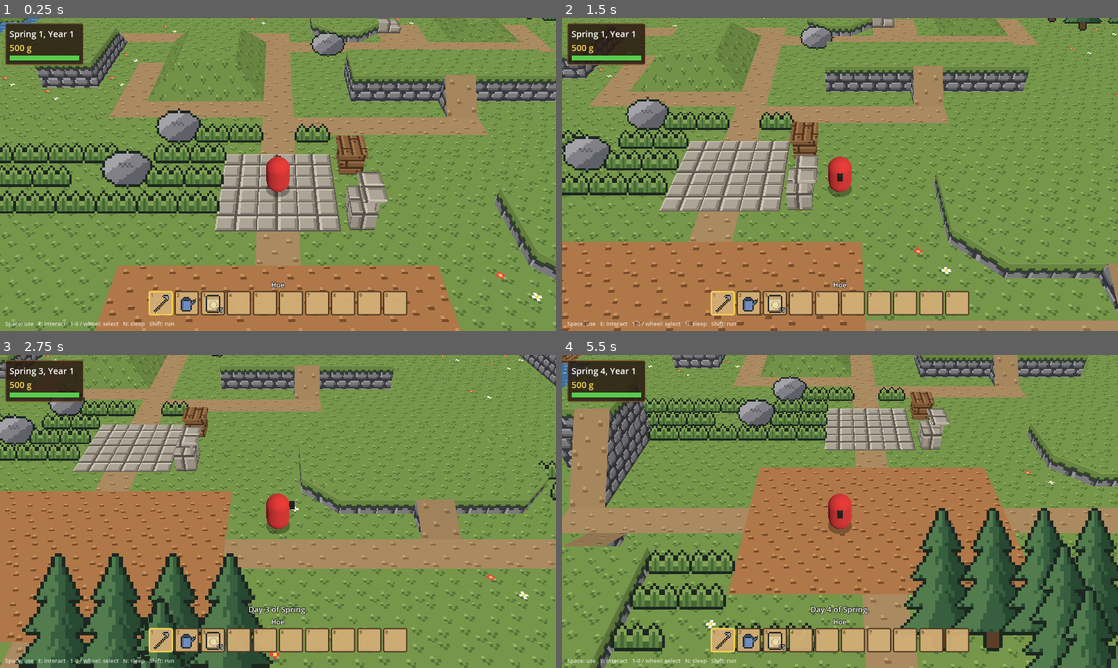
Above: before the commit, frames 1-4 (two rows, left to right).
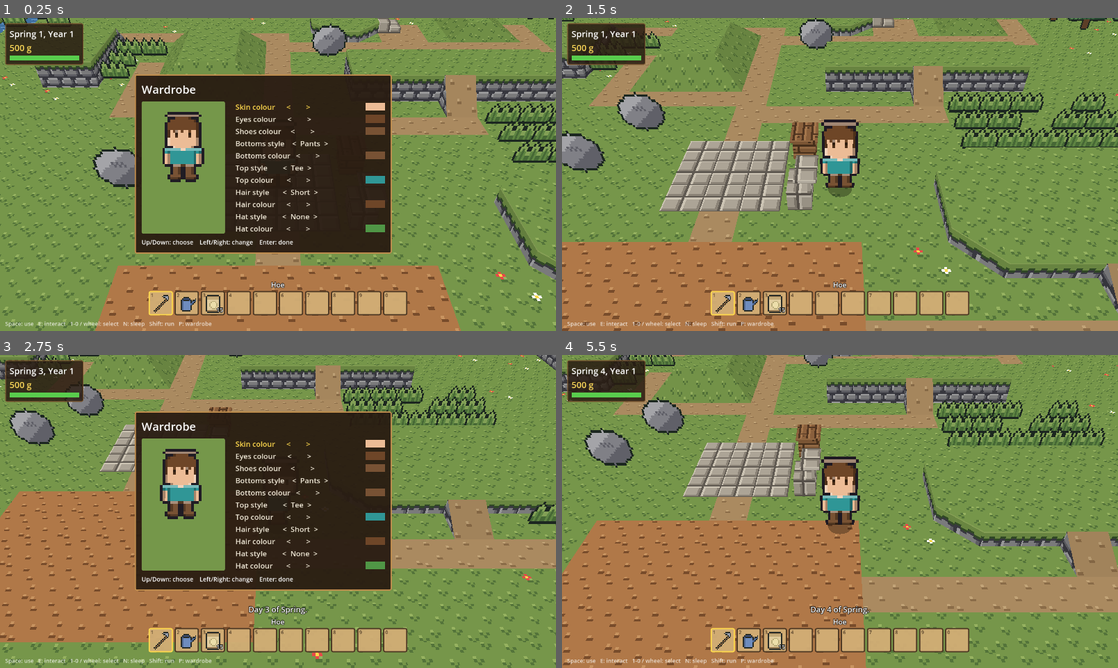
Above: after the commit, the same moments.

Repository: grimechristopher/procedural-game
Game: Godot game, scene res://scenes/main.tscn
Same seed, same stepped clock (60 frames per second), same inputs: the game is played once before the commit and once after it.
Inputs (mouse positions are in pixels of both pictures, inside the frame that each line leads up to):
- Up to frame 1 (0.25 s): no input
- Up to frame 2 (1.5 s): tap Enter (ui_accept) at 0.5, 0.77, 1.07 s; move the mouse to (962, 158) at 0.52 s; hold Right (ui_right) 0.53-1.28 s; hold E (interact) 0.53-1.28 s; click (962, 158) at 0.67 s; tap Shift (run) at 0.8, 1.35 s; move the mouse to (728, 190) at 1.27 s; hold Down (ui_down) from 1.28 s (still down)
- Up to frame 3 (2.75 s): tap Enter (ui_accept) at 1.52, 1.82 s; tap N (sleep) at 1.55 s; move the mouse to (333, 442) at 2.02 s; release Down (ui_down) at 2.03 s; hold Right (ui_right) from 2.03 s (still down); hold N (sleep) from 2.03 s (still down); tap P (wardrobe, bound only after the commit) at 2.3 s
- Up to frame 4 (5.5 s): move the mouse to (812, 574) at 2.77 s; release Right (ui_right) at 2.78 s; release N (sleep) at 2.78 s; hold Up (ui_up) 2.78-3.53 s; tap P (wardrobe, bound only after the commit) at 2.85 s; click (812, 574) at 2.92 s; tap Enter (ui_accept) at 3.02, 3.05, 3.32, 4.52, 4.82 s; move the mouse to (1006, 558) at 3.52 s; hold Enter (ui_accept) 3.53-4.28 s; hold Left (ui_left) 3.53-5.03 s; tap E (interact) at 3.8 s; tap Escape (ui_cancel) at 4.15 s; move the mouse to (673, 464) at 4.27 s; tap Mouse wheel down (hotbar_next) at 4.35 s; tap Shift (run) at 4.55 s; move the mouse to (867, 511) at 5.02 s; hold Down (ui_down) from 5.03 s (still down); hold Mouse wheel up (hotbar_prev) from 5.03 s (still down); click (867, 511) at 5.17 s; tap N (sleep) at 5.3 s

The runs differ from the first frame. In frame 1, 28% of the frame differs, in the area x 0-100%, y 0-99%; in frame 2, 7.2%; in frame 3, 54%; in frame 4, 71%, in the area x 0-100%, y 0-100%.

Commit message:
Layered 2D player sprite with a wardrobe
- tools/make_character.py draws paper-doll layers (body, eyes, 3 hair
  styles, 3 tops, 2 bottoms, shoes, 2 hats) for 5 facings x 3 walk
  frames; the other 3 facings are mirrored. Recolourable pixels use
  marker shades.
- Appearance recolours the chosen layers from palettes, stacks them in
  order and outlines the result into one sprite sheet, rebuilt only when
  the outfit changes.
- The player is now that sprite: facing picks the row, and each grid step
  shows an alternating stepping frame. The capsule is gone; the blob
  shadow stays.
- Wardrobe screen (opens at start, P to reopen): style and colour per
  slot, with a preview turning through all eight facings.
- Sprites (player, props, crops) now stand upright, stretched by
  1/cos(camera pitch), instead of leaning back; leaning made tall
  sprites cut into whatever stood in the cell behind them.
- Trees stay out of the rows south of the farm so they don't hide it.

Co-Authored-By: Claude Opus 5.5 <noreply@anthropic.com>
Claude-Session: https://claude.ai/code/session_01QBAyNdiLYtBbpQzeaWaTYf

Diff:
--- a/scenes/main.tscn
+++ b/scenes/main.tscn
@@ -6,6 +6,7 @@
 [ext_resource type="Script" path="res://scripts/farm.gd" id="4_farm"]
 [ext_resource type="Script" path="res://scripts/hud.gd" id="5_hud"]
 [ext_resource type="Script" path="res://scripts/follow_camera.gd" id="6_camera"]
+[ext_resource type="Script" path="res://scripts/wardrobe.gd" id="7_wardrobe"]
 
 [sub_resource type="Environment" id="Env"]
 background_mode = 1
@@ -14,17 +15,6 @@
 ambient_light_color = Color(0.75, 0.85, 1, 1)
 ambient_light_energy = 0.35
 tonemap_mode = 0
-
-[sub_resource type="StandardMaterial3D" id="BodyMat"]
-albedo_color = Color(0.85, 0.2, 0.2, 1)
-
-[sub_resource type="CapsuleMesh" id="BodyMesh"]
-material = SubResource("BodyMat")
-radius = 0.3
-height = 1.0
-
-[sub_resource type="StandardMaterial3D" id="NoseMat"]
-albedo_color = Color(0.1, 0.1, 0.1, 1)
 
 [sub_resource type="StandardMaterial3D" id="ShadowMat"]
 transparency = 1
@@ -37,10 +27,6 @@
 bottom_radius = 0.32
 height = 0.01
 radial_segments = 16
-
-[sub_resource type="BoxMesh" id="NoseMesh"]
-material = SubResource("NoseMat")
-size = Vector3(0.15, 0.15, 0.2)
 
 [node name="Main" type="Node3D"]
 script = ExtResource("1_main")
@@ -59,15 +45,7 @@
 script = ExtResource("3_player")
 world = NodePath("../World")
 
-[node name="Body" type="Node3D" parent="Player"]
-
-[node name="Mesh" type="MeshInstance3D" parent="Player/Body"]
-transform = Transform3D(1, 0, 0, 0, 1, 0, 0, 0, 1, 0, 0.5, 0)
-mesh = SubResource("BodyMesh")
-
-[node name="Nose" type="MeshInstance3D" parent="Player/Body"]
-transform = Transform3D(1, 0, 0, 0, 1, 0, 0, 0, 1, 0, 0.7, -0.32)
-mesh = SubResource("NoseMesh")
+[node name="Sprite" type="Sprite3D" parent="Player"]
 
 [node name="Shadow" type="MeshInstance3D" parent="Player"]
 transform = Transform3D(1, 0, 0, 0, 1, 0, 0, 0, 1, 0, 0.01, 0)
@@ -84,3 +62,7 @@
 
 [node name="Hud" type="CanvasLayer" parent="."]
 script = ExtResource("5_hud")
+
+[node name="Wardrobe" type="CanvasLayer" parent="."]
+layer = 2
+script = ExtResource("7_wardrobe")
--- /dev/null
+++ b/scripts/appearance.gd
@@ -0,0 +1,130 @@
+class_name Appearance
+extends RefCounted
+
+## What the player looks like: a style and a colour for each paper-doll
+## slot, and the sprite sheet built from them.
+##
+## Layer art comes from tools/make_character.py: every layer shares one
+## layout (32x32 frames, 3 columns stand / step A / step B, 5 rows facing
+## S, SE, E, NE, N) and marks recolourable pixels as (r, 0, 255) shades.
+## build_texture() recolours each chosen layer, stacks them in slot order,
+## and outlines the result, once per change rather than every frame.
+
+const FRAME := 32
+const COLS := 3
+const ROWS := 5
+const OUTLINE := Color8(32, 28, 36)
+
+const CLOTH := [
+	Color8(200, 56, 56), Color8(224, 128, 48), Color8(232, 200, 72), Color8(80, 150, 70),
+	Color8(48, 150, 150), Color8(64, 110, 200), Color8(48, 60, 110), Color8(130, 80, 170),
+	Color8(232, 232, 228), Color8(130, 130, 136), Color8(44, 44, 52), Color8(120, 82, 52),
+]
+
+## Draw order, back to front. styles: layer file names, "" for none.
+const SLOTS := [
+	{ key = "skin", label = "Skin", styles = ["body"], colors = [
+		Color8(250, 214, 180), Color8(236, 188, 150), Color8(198, 140, 100),
+		Color8(150, 98, 66), Color8(104, 68, 46)] },
+	{ key = "eyes", label = "Eyes", styles = ["eyes"], colors = [
+		Color8(110, 70, 40), Color8(60, 100, 170), Color8(60, 130, 80), Color8(110, 110, 120)] },
+	{ key = "shoes", label = "Shoes", styles = ["shoes"], colors = CLOTH },
+	{ key = "bottom", label = "Bottoms", styles = ["bottom_pants", "bottom_shorts"], colors = CLOTH },
+	{ key = "top", label = "Top", styles = ["top_tee", "top_long", "top_jacket"], colors = CLOTH },
+	{ key = "hair", label = "Hair", styles = ["hair_short", "hair_long", "hair_spiky"], colors = [
+		Color8(54, 40, 34), Color8(110, 70, 40), Color8(230, 190, 100), Color8(190, 80, 40),
+		Color8(30, 30, 36), Color8(230, 230, 236), Color8(70, 100, 190), Color8(230, 130, 170)] },
+	{ key = "hat", label = "Hat", styles = ["", "hat_cap", "hat_beanie"], colors = CLOTH },
+]
+
+## Facing -> [sheet row, mirrored].
+const FACING_ROWS := {
+	Vector2i(0, 1): [0, false], Vector2i(1, 1): [1, false], Vector2i(1, 0): [2, false],
+	Vector2i(1, -1): [3, false], Vector2i(0, -1): [4, false],
+	Vector2i(-1, 1): [1, true], Vector2i(-1, 0): [2, true], Vector2i(-1, -1): [3, true],
+}
+
+static var _layer_cache := {}
+
+## Slot key -> { style, color } as indices into SLOTS.
+var choices := {
+	skin = { style = 0, color = 1 },
+	eyes = { style = 0, color = 0 },
+	shoes = { style = 0, color = 11 },
+	bottom = { style = 0, color = 11 },
+	top = { style = 0, color = 4 },
+	hair = { style = 0, color = 1 },
+	hat = { style = 0, color = 3 },
+}
+
+
+static func slot(key: String) -> Dictionary:
+	for s in SLOTS:
+		if s.key == key:
+			return s
+	return {}
+
+
+## Moves a slot's style or colour ("style" / "color") by step, wrapping.
+func cycle(key: String, field: String, step: int) -> void:
+	var options: Array = slot(key)[field + "s"]
+	choices[key][field] = posmod(choices[key][field] + step, options.size())
+
+
+func style_name(key: String) -> String:
+	var style: String = slot(key).styles[choices[key].style]
+	return "None" if style == "" else style.get_slice("_", 1).capitalize() if "_" in style else style.capitalize()
+
+
+func build_texture() -> ImageTexture:
+	var out := Image.create(FRAME * COLS, FRAME * ROWS, false, Image.FORMAT_RGBA8)
+	for s in SLOTS:
+		var style: String = s.styles[choices[s.key].style]
+		if style == "":
+			continue
+		_stamp(out, _layer(style), _ramp(s.colors[choices[s.key].color]))
+	_outline(out)
+	return ImageTexture.create_from_image(out)
+
+
+static func _layer(name: String) -> Image:
+	if not _layer_cache.has(name):
+		var img: Image = load("res://assets/character/%s.png" % name).get_image()
+		if img.is_compressed():
+			img.decompress()
+		img.convert(Image.FORMAT_RGBA8)
+		_layer_cache[name] = img
+	return _layer_cache[name]
+
+
+## Four shades, darkest first, from a base colour.
+static func _ramp(base: Color) -> Array[Color]:
+	return [base.darkened(0.55), base.darkened(0.3), base, base.lightened(0.35)]
+
+
+static func _stamp(out: Image, layer: Image, ramp: Array[Color]) -> void:
+	for y in layer.get_height():
+		for x in layer.get_width():
+			var c := layer.get_pixel(x, y)
+			if c.a < 0.5:
+				continue
+			if c.g8 == 0 and c.b8 == 255:
+				c = ramp[clampi(roundi((c.r8 - 40) / 60.0), 0, 3)]
+			out.set_pixel(x, y, c)
+
+
+## Dark outline around everything, kept inside each frame.
+static func _outline(img: Image) -> void:
+	var src := img.duplicate() as Image
+	for y in img.get_height():
+		for x in img.get_width():
+			if src.get_pixel(x, y).a > 0.5:
+				continue
+			var fx := x % FRAME
+			var fy := y % FRAME
+			for d in [Vector2i(1, 0), Vector2i(-1, 0), Vector2i(0, 1), Vector2i(0, -1)]:
+				if fx + d.x < 0 or fx + d.x >= FRAME or fy + d.y < 0 or fy + d.y >= FRAME:
+					continue
+				if src.get_pixel(x + d.x, y + d.y).a > 0.5:
+					img.set_pixel(x, y, OUTLINE)
+					break
--- a/scripts/farm.gd
+++ b/scripts/farm.gd
@@ -260,11 +260,12 @@
 		sprite.texture = Crops.SHEET
 		sprite.region_enabled = true
 		sprite.pixel_size = 1.0 / Crops.CELL
-		sprite.billboard = BaseMaterial3D.BILLBOARD_FIXED_Y
+		sprite.scale.y = GridWorld.SPRITE_STRETCH
+		sprite.offset.y = Crops.CELL / 2.0
 		sprite.texture_filter = BaseMaterial3D.TEXTURE_FILTER_NEAREST
 		sprite.alpha_cut = SpriteBase3D.ALPHA_CUT_DISCARD
 		sprite.shaded = false
 		add_child(sprite)
 		_sprites[cell] = sprite
 	sprite.region_rect = Crops.region(Crops.sprite_cell(plots[cell]))
-	sprite.position = world.cell_to_world(cell, GridWorld.GROUND_LAYER) + Vector3(0, 0.5, 0)
+	sprite.position = world.cell_to_world(cell, GridWorld.GROUND_LAYER)
--- a/scripts/hud.gd
+++ b/scripts/hud.gd
@@ -26,7 +26,7 @@
 	_build_status()
 	_build_hotbar()
 	_build_shop()
-	var help := _label("Space: use   E: interact   1-0 / wheel: select   N: sleep   Shift: run", 13)
+	var help := _label("Space: use   E: interact   1-0 / wheel: select   N: sleep   Shift: run   P: wardrobe", 13)
 	help.anchor_top = 1.0
 	help.anchor_bottom = 1.0
 	help.position = Vector2(12, -26)
--- a/scripts/main.gd
+++ b/scripts/main.gd
@@ -4,6 +4,10 @@
 @onready var player: Player = $Player
 @onready var farm: Farm = $Farm
 @onready var hud: Hud = $Hud
+@onready var wardrobe: Wardrobe = $Wardrobe
+
+## Open the wardrobe at the start so the player can make their character.
+@export var open_wardrobe_on_start := true
 
 
 func _enter_tree() -> void:
@@ -14,11 +18,29 @@
 	farm.changed.connect(func(): hud.refresh(farm))
 	farm.message.connect(hud.toast)
 	hud.refresh(farm)
+	wardrobe.changed.connect(func():
+		player.refresh_appearance()
+		wardrobe.set_texture(player.sprite.texture))
+	wardrobe.closed.connect(func(): player.input_enabled = true)
+	if open_wardrobe_on_start:
+		_open_wardrobe()
+
+
+func _open_wardrobe() -> void:
+	wardrobe.open(player.appearance, player.sprite.texture)
+	player.input_enabled = false
 
 
 func _unhandled_input(event: InputEvent) -> void:
+	if wardrobe.visible:
+		wardrobe.handle(event)
+		get_viewport().set_input_as_handled()
+		return
 	if hud.shop_open:
 		_shop_input(event)
+		return
+	if event.is_action_pressed("wardrobe"):
+		_open_wardrobe()
 		return
 	if event.is_action_pressed("regenerate"):
 		world.generate(randi())
@@ -79,6 +101,7 @@
 		"use_tool": [KEY_SPACE, KEY_C],
 		"interact": [KEY_E],
 		"sleep": [KEY_N],
+		"wardrobe": [KEY_P],
 	}
 	for i in Inventory.SIZE:
 		bindings["hotbar_%d" % i] = [KEY_1 + i if i < 9 else KEY_0]
--- a/scripts/player.gd
+++ b/scripts/player.gd
@@ -18,7 +18,12 @@
 ## Diagonal steps take this much longer, so on-screen speed stays constant.
 @export var diagonal_time_scale := 1.41421
 
-@onready var body: Node3D = $Body
+## Fraction of each step spent on the stepping frame before standing again.
+@export var step_frame_portion := 0.6
+
+@onready var sprite: Sprite3D = $Sprite
+
+var appearance := Appearance.new()
 
 var cell := Vector2i.ZERO
 ## Layer of the tile we're standing on.
@@ -35,10 +40,29 @@
 var _step_time := 0.0
 var _hold := 0.0
 var _hold_needed := 0.0
+var _left_foot := false
 
 
 func _ready() -> void:
+	sprite.pixel_size = 1.0 / 16.0
+	sprite.texture_filter = BaseMaterial3D.TEXTURE_FILTER_NEAREST
+	sprite.alpha_cut = SpriteBase3D.ALPHA_CUT_DISCARD
+	sprite.shaded = false
+	sprite.hframes = Appearance.COLS
+	sprite.vframes = Appearance.ROWS
+	# Feet sit 2px above the frame's bottom edge; put them on the ground.
+	sprite.offset = Vector2(0, Appearance.FRAME / 2.0 - 2.0)
+	sprite.scale.y = GridWorld.SPRITE_STRETCH
+	# A hair behind the cell centre, so tall grass in this cell covers our feet.
+	sprite.position.z = -0.05
+	refresh_appearance()
 	teleport(world.spawn_cell)
+
+
+## Rebuilds the sprite sheet after the appearance changes.
+func refresh_appearance() -> void:
+	sprite.texture = appearance.build_texture()
+	_update_frame()
 
 
 func teleport(target: Vector2i, target_layer := GridWorld.GROUND_LAYER) -> void:
@@ -50,6 +74,11 @@
 
 
 func _process(delta: float) -> void:
+	_walk(delta)
+	_update_frame()
+
+
+func _walk(delta: float) -> void:
 	if _moving:
 		_t += delta / _step_time
 		if _t < 1.0:
@@ -95,6 +124,7 @@
 	_hold = 0.0
 	_from = world.cell_to_world(cell, layer)
 	_mid_y = world.crossing_height(cell, layer, dir)
+	_left_foot = not _left_foot
 	cell += dir
 	layer = next_layer
 	_to = world.cell_to_world(cell, layer)
@@ -118,8 +148,18 @@
 
 func _face(dir: Vector2i) -> void:
 	facing = dir
-	# Body model faces -Z by default; grid y maps to world z.
-	body.rotation.y = atan2(-dir.x, -dir.y)
+	_update_frame()
+
+
+## Picks the sheet row for our facing and the walk frame: a stepping frame
+## (alternating feet) for the first part of each step, standing otherwise.
+func _update_frame() -> void:
+	var row: Array = Appearance.FACING_ROWS[facing]
+	var column := 0
+	if _moving and _t < step_frame_portion:
+		column = 1 if _left_foot else 2
+	sprite.frame = row[0] * Appearance.COLS + column
+	sprite.flip_h = row[1]
 
 
 func _read_input() -> Vector2i:
--- /dev/null
+++ b/scripts/wardrobe.gd
@@ -0,0 +1,165 @@
+class_name Wardrobe
+extends CanvasLayer
+
+## Character customization: pick a style and colour for each appearance
+## slot, with a preview that turns through every facing.
+## Keyboard driven: up/down choose a row, left/right change it, Enter or
+## Esc (or the wardrobe key) closes.
+
+signal changed
+signal closed
+
+const PREVIEW_SCALE := 6
+const TURN_TIME := 0.5
+## Preview facings, turning clockwise from south.
+const TURN := [Vector2i(0, 1), Vector2i(-1, 1), Vector2i(-1, 0), Vector2i(-1, -1),
+	Vector2i(0, -1), Vector2i(1, -1), Vector2i(1, 0), Vector2i(1, 1)]
+
+var appearance: Appearance
+var texture: Texture2D
+
+var _rows: Array = []  # [slot key, "style" | "color"]
+var _labels: Array[Label] = []
+var _swatches: Array[ColorRect] = []
+var _selected := 0
+var _preview: TextureRect
+var _atlas := AtlasTexture.new()
+var _turn := 0
+var _turn_left := TURN_TIME
+
+
+func _ready() -> void:
+	for s in Appearance.SLOTS:
+		if s.styles.size() > 1:
+			_rows.append([s.key, "style"])
+		if s.colors.size() > 1:
+			_rows.append([s.key, "color"])
+	_build()
+	visible = false
+
+
+func open(look: Appearance, sheet: Texture2D) -> void:
+	appearance = look
+	set_texture(sheet)
+	_refresh()
+	visible = true
+
+
+func set_texture(sheet: Texture2D) -> void:
+	texture = sheet
+	_atlas.atlas = sheet
+	_show_facing()
+
+
+func _process(delta: float) -> void:
+	if not visible:
+		return
+	_turn_left -= delta
+	if _turn_left <= 0.0:
+		_turn_left = TURN_TIME
+		_turn = (_turn + 1) % TURN.size()
+		_show_facing()
+
+
+func handle(event: InputEvent) -> void:
+	if event.is_action_pressed("ui_up"):
+		_selected = posmod(_selected - 1, _rows.size())
+	elif event.is_action_pressed("ui_down"):
+		_selected = posmod(_selected + 1, _rows.size())
+	elif event.is_action_pressed("ui_left") or event.is_action_pressed("ui_right"):
+		var row: Array = _rows[_selected]
+		appearance.cycle(row[0], row[1], 1 if event.is_action_pressed("ui_right") else -1)
+		changed.emit()
+	elif event.is_action_pressed("ui_accept") or event.is_action_pressed("ui_cancel") \
+			or event.is_action_pressed("wardrobe"):
+		visible = false
+		closed.emit()
+		return
+	else:
+		return
+	_refresh()
+
+
+func _refresh() -> void:
+	for i in _rows.size():
+		var key: String = _rows[i][0]
+		var field: String = _rows[i][1]
+		var slot := Appearance.slot(key)
+		var value := appearance.style_name(key) if field == "style" else ""
+		var text := "%s %s" % [slot.label, "style" if field == "style" else "colour"]
+		_labels[i].text = "%-16s <  %s  >" % [text, value] if field == "style" else "%-16s <        >" % text
+		_labels[i].add_theme_color_override("font_color",
+			Color(1, 0.85, 0.3) if i == _selected else Color(0.95, 0.92, 0.85))
+		_swatches[i].visible = field == "color"
+		_swatches[i].color = slot.colors[appearance.choices[key].color]
+
+
+func _show_facing() -> void:
+	var row: Array = Appearance.FACING_ROWS[TURN[_turn]]
+	_atlas.region = Rect2(0, row[0] * Appearance.FRAME, Appearance.FRAME, Appearance.FRAME)
+	if _preview:
+		_preview.flip_h = row[1]
+
+
+func _build() -> void:
+	var panel := PanelContainer.new()
+	var box := StyleBoxFlat.new()
+	box.bg_color = Color(0.16, 0.11, 0.07, 0.95)
+	box.border_color = Color(0.75, 0.55, 0.3)
+	box.set_border_width_all(3)
+	box.set_corner_radius_all(4)
+	box.set_content_margin_all(16)
+	panel.add_theme_stylebox_override("panel", box)
+	panel.anchor_left = 0.5
+	panel.anchor_top = 0.5
+	panel.anchor_right = 0.5
+	panel.anchor_bottom = 0.5
+	panel.position = Vector2(-330, -230)
+	add_child(panel)
+
+	var col := VBoxContainer.new()
+	col.add_theme_constant_override("separation", 10)
+	panel.add_child(col)
+	col.add_child(_label("Wardrobe", 26))
+	var body := HBoxContainer.new()
+	body.add_theme_constant_override("separation", 24)
+	col.add_child(body)
+
+	var frame := Panel.new()
+	frame.custom_minimum_size = Vector2.ONE * Appearance.FRAME * PREVIEW_SCALE
+	var frame_box := StyleBoxFlat.new()
+	frame_box.bg_color = Color(0.46, 0.59, 0.29)
+	frame_box.set_corner_radius_all(4)
+	frame.add_theme_stylebox_override("panel", frame_box)
+	body.add_child(frame)
+	_preview = TextureRect.new()
+	_preview.texture = _atlas
+	_preview.texture_filter = CanvasItem.TEXTURE_FILTER_NEAREST
+	_preview.expand_mode = TextureRect.EXPAND_IGNORE_SIZE
+	_preview.size = frame.custom_minimum_size
+	frame.add_child(_preview)
+
+	var rows := VBoxContainer.new()
+	rows.add_theme_constant_override("separation", 4)
+	body.add_child(rows)
+	for i in _rows.size():
+		var line := HBoxContainer.new()
+		line.add_theme_constant_override("separation", 0)
+		var label := _label("", 17)
+		label.custom_minimum_size.x = 300
+		line.add_child(label)
+		var swatch := ColorRect.new()
+		swatch.custom_minimum_size = Vector2(44, 18)
+		swatch.size_flags_vertical = Control.SIZE_SHRINK_CENTER
+		line.add_child(swatch)
+		rows.add_child(line)
+		_labels.append(label)
+		_swatches.append(swatch)
+	col.add_child(_label("Up/Down: choose    Left/Right: change    Enter: done", 14))
+
+
+func _label(text: String, font_size: int) -> Label:
+	var label := Label.new()
+	label.text = text
+	label.add_theme_font_size_override("font_size", font_size)
+	return label
--- a/scripts/world.gd
+++ b/scripts/world.gd
@@ -53,8 +53,11 @@
 ## Prop tiles, in the order of their sprites in assets/props.png.
 const PROP_SPRITES := [Tile.TREE, Tile.SNOW_TREE, Tile.BOULDER, Tile.BUSH, Tile.TALL_GRASS]
 const PROP_SPRITE_SIZE := Vector2i(32, 48)
-## Props lean back by the camera's pitch so they face it square on.
-const PROP_LEAN_DEGREES := 40.0
+## Sprites (props, crops, the player) stand upright and are stretched
+## vertically by 1 / cos(pitch), so from the fixed camera they look as if
+## they faced it square on, without leaning into the cell behind them.
+const CAMERA_PITCH_DEGREES := 40.0
+const SPRITE_STRETCH := 1.0 / cos(deg_to_rad(CAMERA_PITCH_DEGREES))
 
 ## Gameplay tags per tile. Systems like farming ask what a cell is tagged
 ## with (cell_tags / has_tag) rather than checking for particular tiles.
@@ -154,7 +157,9 @@
 	for x in range(field.position.x, field.end.x):
 		for z in range(field.position.y, field.end.y):
 			set_ground(Vector2i(x, z), Tile.FARMLAND)
-	var margin := field.grow(1)
+	# Keep a margin round the field, and the rows south of it clear too: the
+	# camera looks north, so anything tall there would hide the crops.
+	var margin := field.grow(1).grow_side(SIDE_BOTTOM, 3)
 	for x in range(margin.position.x, margin.end.x):
 		for z in range(margin.position.y, margin.end.y):
 			reserved[Vector2i(x, z)] = true
@@ -949,12 +954,11 @@
 	return st.commit(into)
 
 
-## A prop sprite as a quad standing on the cell's centre, leaned back to
-## face the camera, sized so one texel matches the tileset's.
+## A prop sprite as an upright quad standing on the cell's centre, sized so
+## one texel matches the tileset's and stretched to face the camera.
 static func _prop_mesh(index: int, mat: Material) -> ArrayMesh:
 	var size := Vector2(PROP_SPRITE_SIZE) / 16.0
-	var lean := deg_to_rad(PROP_LEAN_DEGREES)
-	var up := Vector3(0, cos(lean), -sin(lean)) * size.y
+	var up := Vector3(0, size.y * SPRITE_STRETCH, 0)
 	var u0 := float(index) / PROP_SPRITES.size()
 	var u1 := float(index + 1) / PROP_SPRITES.size()
 	var bl := Vector3(-size.x / 2, 0, 0)
@@ -963,7 +967,7 @@
 	st.begin(Mesh.PRIMITIVE_TRIANGLES)
 	for v in [[bl, Vector2(u0, 1)], [bl + up, Vector2(u0, 0)], [br + up, Vector2(u1, 0)],
 			[bl, Vector2(u0, 1)], [br + up, Vector2(u1, 0)], [br, Vector2(u1, 1)]]:
-		st.set_normal(Vector3(0, sin(lean), cos(lean)))
+		st.set_normal(Vector3.BACK)
 		st.set_uv(v[1])
 		st.add_vertex(v[0])
 	st.set_material(mat)
Binary file added: assets/character/body.png
Not shown, added: assets/character/body.png.import
Binary file added: assets/character/bottom_pants.png
Not shown, added: assets/character/bottom_pants.png.import
Binary file added: assets/character/bottom_shorts.png
Not shown, added: assets/character/bottom_shorts.png.import
Binary file added: assets/character/eyes.png
Not shown, added: assets/character/eyes.png.import
Binary file added: assets/character/hair_long.png
Not shown, added: assets/character/hair_long.png.import
Binary file added: assets/character/hair_short.png
Not shown, added: assets/character/hair_short.png.import
(and 16 more such lines)
